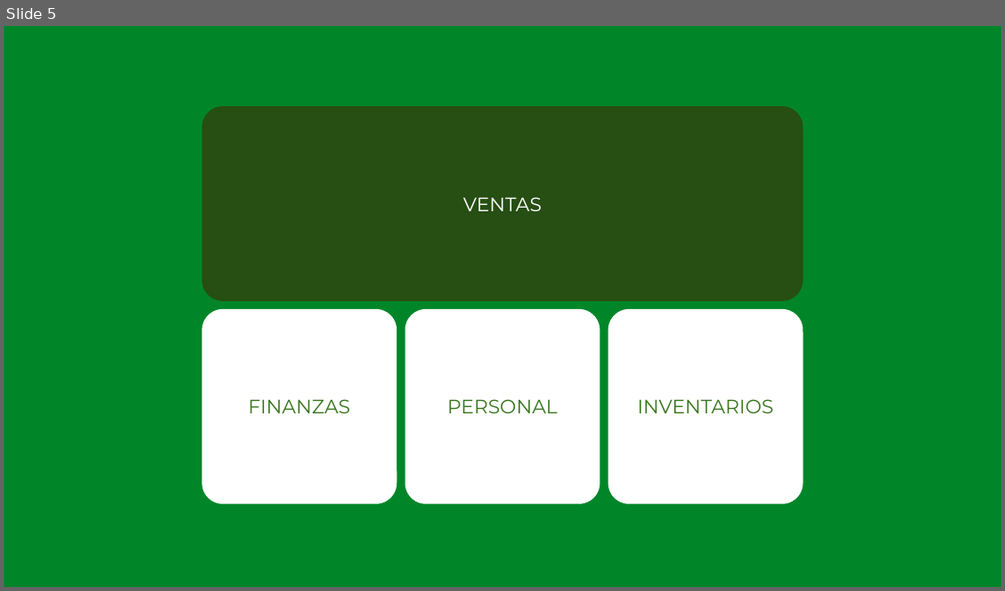
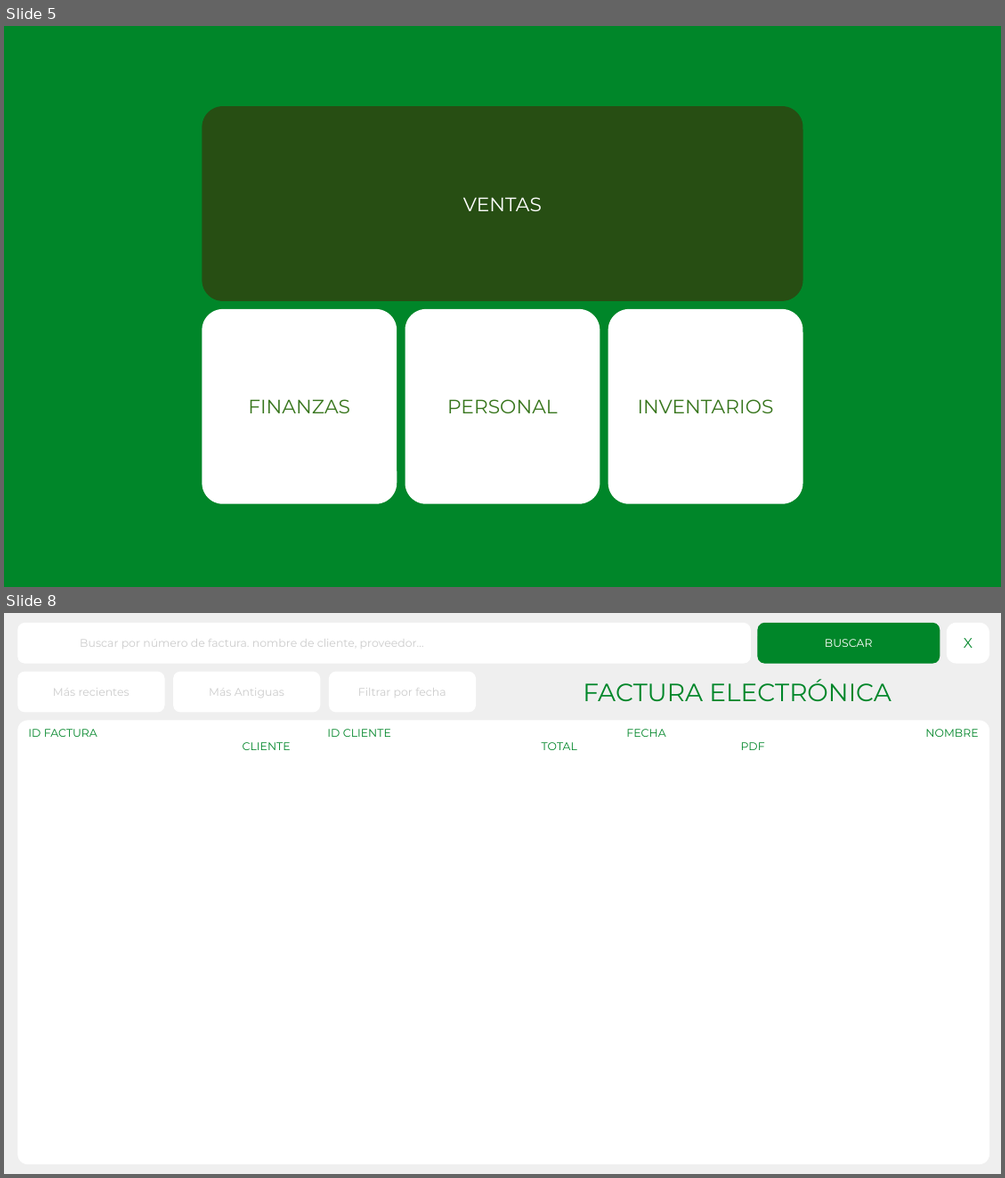
Before and after one commit to edwynacosta/PALMA-WEB, a slide deck: Listas de Interfaces PALMA Software.pptx. Shown one above the other, each under a label of ours: slide 5 before the commit, slides 5 and 8 after it; the slides between them are not shown. The pictures are 1005x591 and 1005x1178 pixels, drawn with LibreOffice and Linux fonts; fonts in the diff are those of the drawing. Boxes give left, top, right and bottom in pixels: in the first picture for what was removed or moved away, otherwise in the second. Text is boxed around its words. In the diff, an @@ line names an element or a change of style, - is before the commit and + after.

```diff
--- a/Listas de Interfaces PALMA Software.pptx
+++ b/Listas de Interfaces PALMA Software.pptx
@@ slide 8 added at <box>4,613,1001,1174</box>, background #EFEFEF @@
@@ rounded rectangle added at <box>18,623,750,663</box>, fill #FFFFFF, outline #FFFFFF 0.75 pt, 8 pt, text #CCCCCC @@
+Buscar por número de factura. nombre de cliente, proveedor…
@@ rounded rectangle added at <box>758,623,939,663</box>, fill #008629, outline #008629 0.75 pt, 8 pt, text #FFFFFF @@
+BUSCAR
@@ rounded rectangle added at <box>947,623,989,663</box>, fill #FFFFFF, outline #FFFFFF 0.75 pt, 10 pt, text #008629 @@
+X
@@ rounded rectangle added at <box>18,672,163,712</box>, fill #FFFFFF, outline #FFFFFF 0.75 pt, 8 pt, text #CCCCCC @@
+Más recientes
@@ rounded rectangle added at <box>173,672,319,712</box>, fill #FFFFFF, outline #FFFFFF 0.75 pt, 8 pt, text #CCCCCC @@
+Más Antiguas
@@ rounded rectangle added at <box>329,672,475,712</box>, fill #FFFFFF, outline #FFFFFF 0.75 pt, 8 pt, text #CCCCCC @@
+Filtrar por fecha
@@ text added at <box>582,679,890,701</box>, 18 pt, text #008629 @@
+FACTURA ELECTRÓNICA
@@ rounded rectangle added at <box>18,721,989,1163</box>, fill #FFFFFF, outline #FFFFFF 0.75 pt @@
@@ text added at <box>28,729,978,737</box>, 8 pt, text #008629 @@
+ID FACTURA ID CLIENTE FECHA NOMBRE CLIENTE TOTAL PDF
```
Also in this commit, not shown: 4 slides changed, 6 other slides added.
